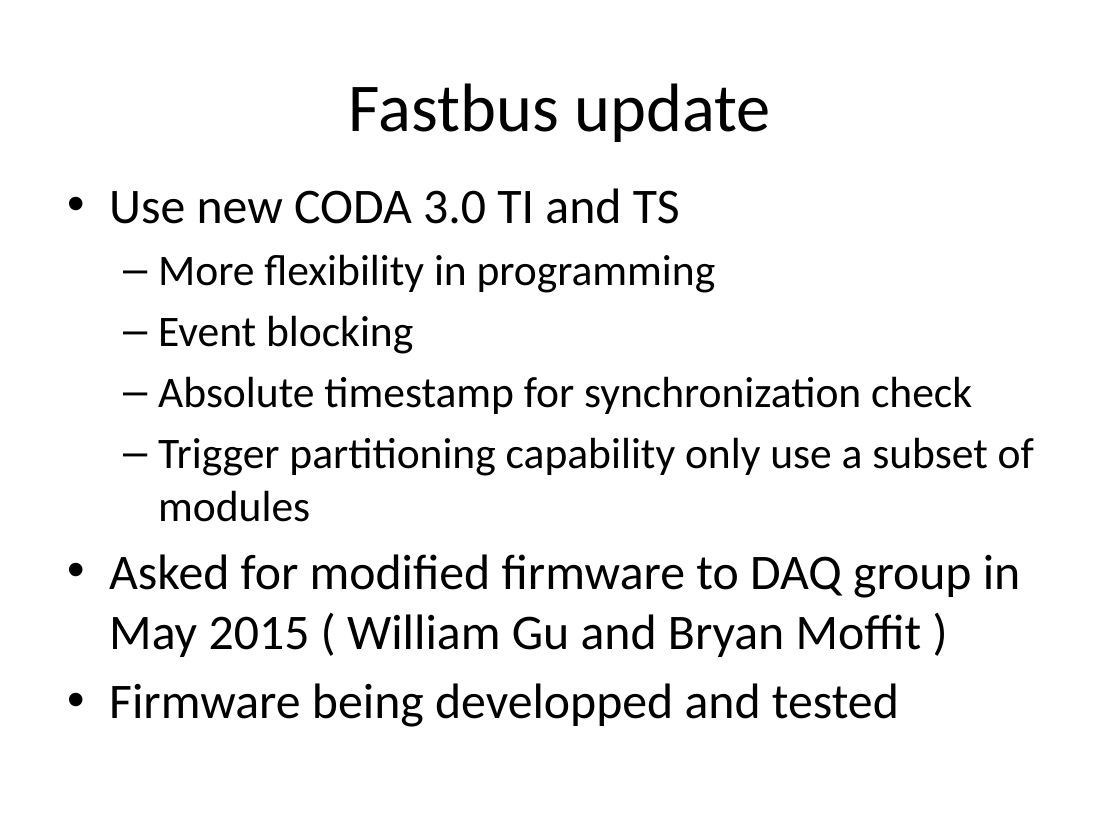
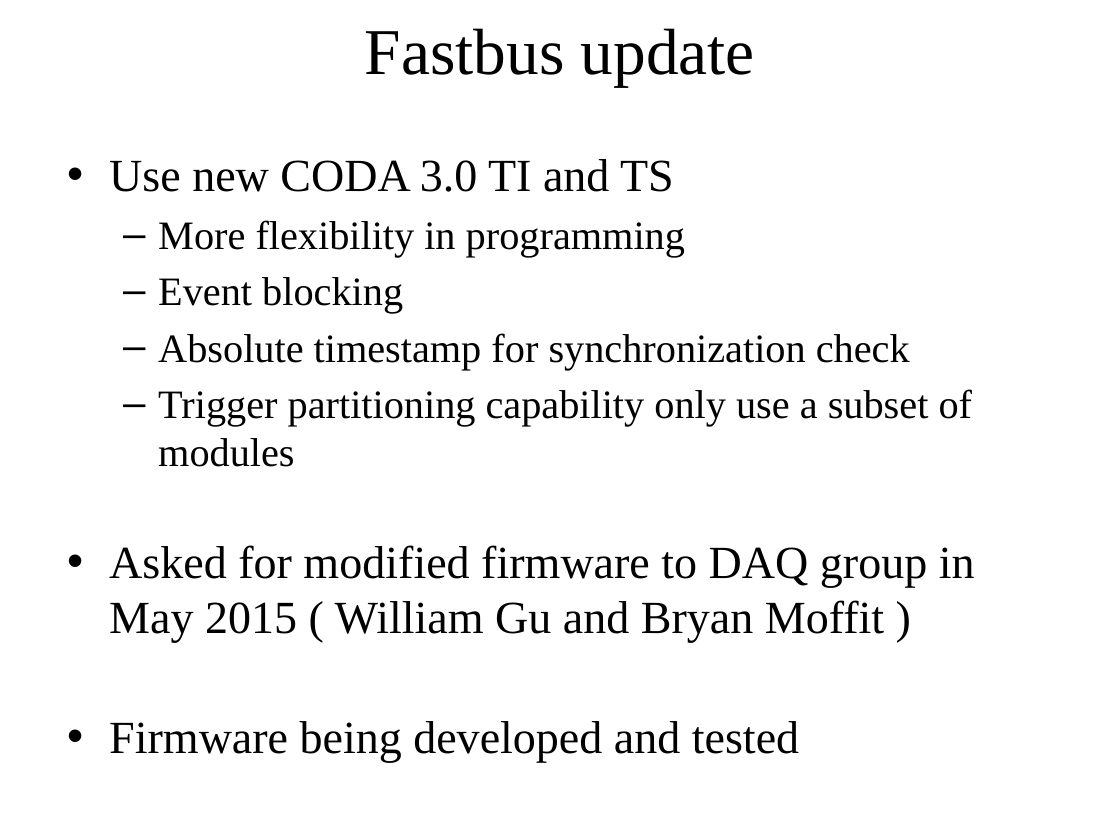
Before and after one commit to bmoffit/sbsdaq, a slide deck: slide 4 of 2015_DOE_Review/SuperBigBite DAQ update-Oct-20-2015.pptx. Drawn at 1120x840 pixels with LibreOffice and Linux fonts; fonts in the diff are those of the drawing; background and template pictures are left out. Boxes give left, top, right and bottom in pixels: in the first picture for what was removed or moved away, otherwise in the second. Text is boxed around its words. In the diff, an @@ line names an element or a change of style, - is before the commit and + after.

Commit message:
Switch to JLab template. Fix a few typos. First shot at having consistent font.

```diff
--- a/2015_DOE_Review/SuperBigBite DAQ update-Oct-20-2015.pptx
+++ b/2015_DOE_Review/SuperBigBite DAQ update-Oct-20-2015.pptx
@@ title "Fastbus update": place and size @@
-title "Fastbus update" at [349, 83, 770, 142]
+title "Fastbus update" at [365, 28, 755, 86]
@@ title "Fastbus update" at [365, 28, 755, 86]: size 44 to 42 pt, font Calibri to Times New Roman @@
@@ text "Use new CODA 3.0 TI ...": place and size @@
-text "Use new CODA 3.0 TI ..." at [109, 188, 1034, 727]
+text "Use new CODA 3.0 TI ..." at [109, 159, 975, 763]
@@ text at [109, 159, 975, 643]: size 32 to 29.6 pt in "Use new CODA 3.0 TI and TS", "Asked for modified firmware to DAQ group ..."; font Calibri to Times New Roman in "Use new CODA 3.0 TI and TS", "More flexibility in programming", "Event blocking", "Absolute timestamp for synchronization check" and 2 more places; size 28 to 25.9 pt in "More flexibility in programming", "Event blocking", "Absolute timestamp for synchronization check", "Trigger partitioning capability only use a subset ..." @@
@@ text at [109, 721, 799, 763]: text changed; size 32 to 29.6 pt; font Calibri to Times New Roman @@
-• Firmware being developped and tested
+• Firmware being developed and tested
```
Also in this commit, not shown: 18 other slides changed.
